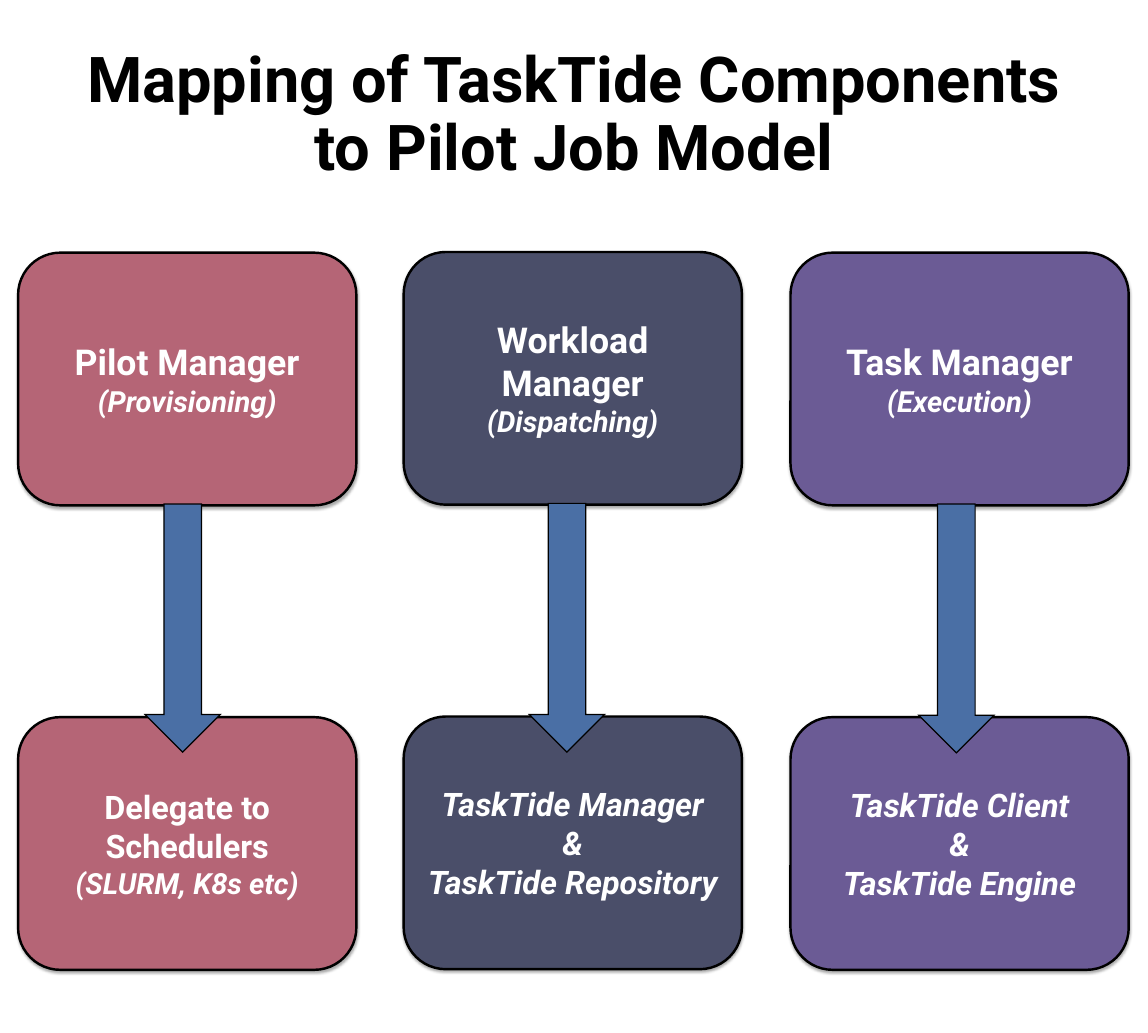
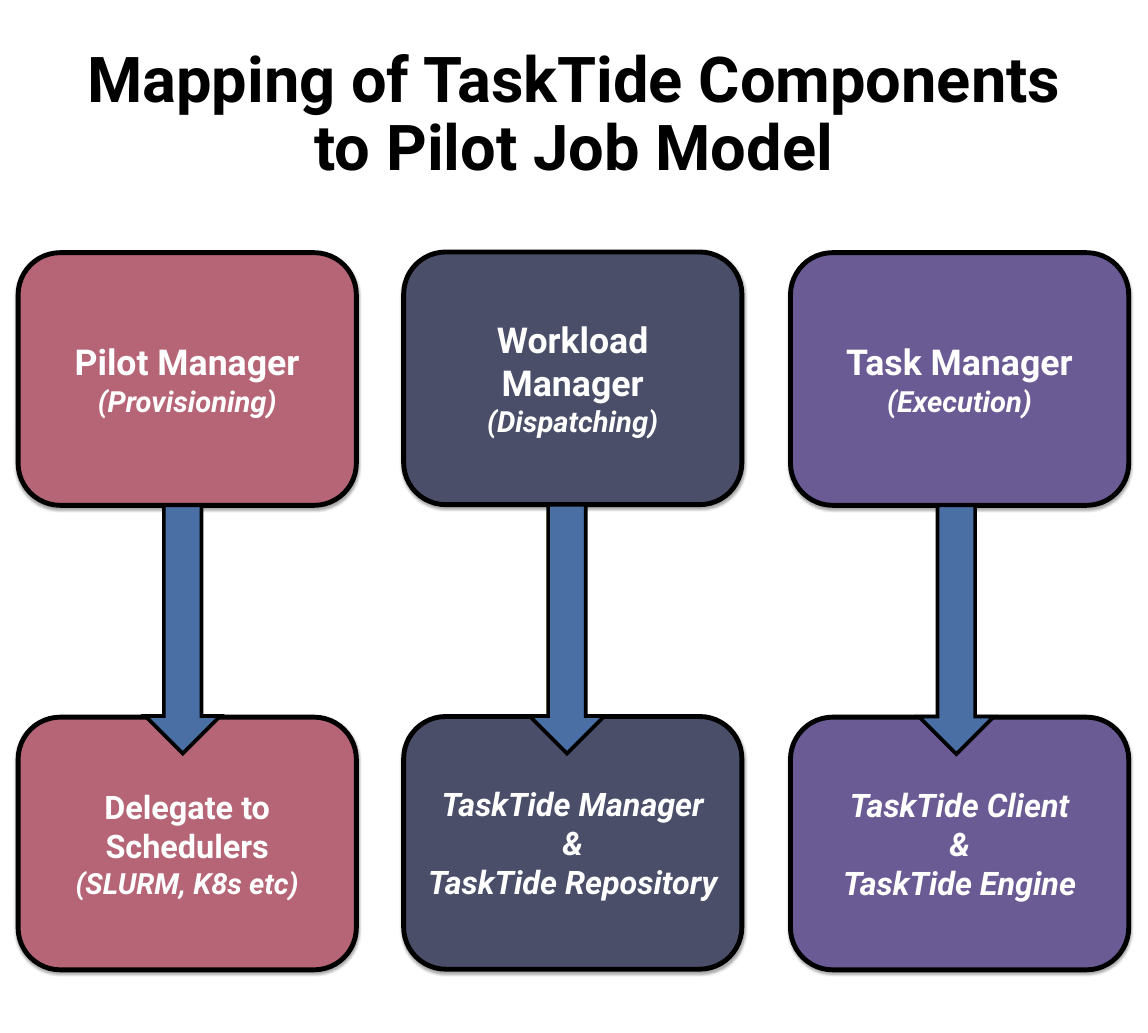
Before and after one commit to BrenKenna/TaskTide, a slide deck: slide 4 of tasktide/docs/Diagrams/Diagrams.pptx (slide 3 before the commit). Drawn at 1148x1033 pixels with LibreOffice and Linux fonts; fonts in the diff are those of the drawing. Boxes give left, top, right and bottom in pixels: in the first picture for what was removed or moved away, otherwise in the second. Text is boxed around its words. In the diff, an @@ line names an element or a change of style, - is before the commit and + after.

```diff
--- a/tasktide/docs/Diagrams/Diagrams.pptx
+++ b/tasktide/docs/Diagrams/Diagrams.pptx
@@ outline #000000 1.5 pt to #000000 4.5 pt in 3 elements at (x1=145, y1=505, x2=220, y2=754), (x1=529, y1=505, x2=605, y2=754), (x1=919, y1=505, x2=994, y2=754) @@
@@ outline #000000 3 pt to #000000 6 pt in 6 elements at (x1=18, y1=252, x2=356, y2=505), (x1=18, y1=717, x2=356, y2=970), (x1=403, y1=252, x2=742, y2=504), (x1=403, y1=717, x2=742, y2=969), (x1=791, y1=252, x2=1129, y2=505), (x1=791, y1=717, x2=1129, y2=970) @@
```
Also in this commit, not shown: 4 other slides changed, 1 slide added, 1 other file.
